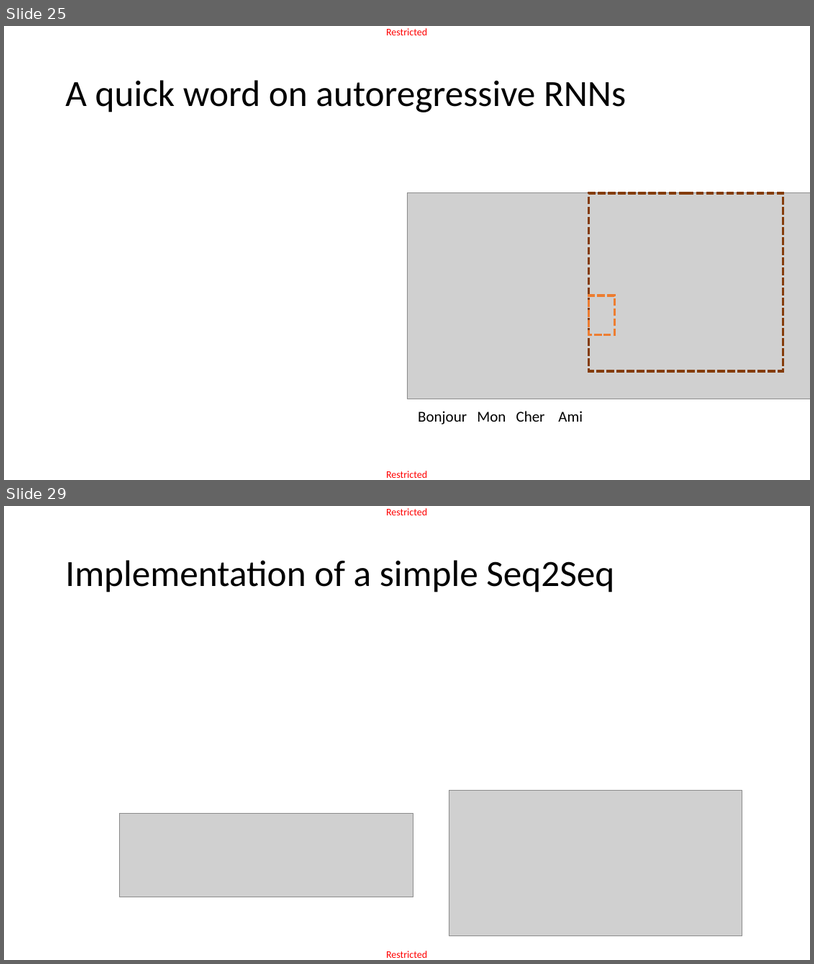
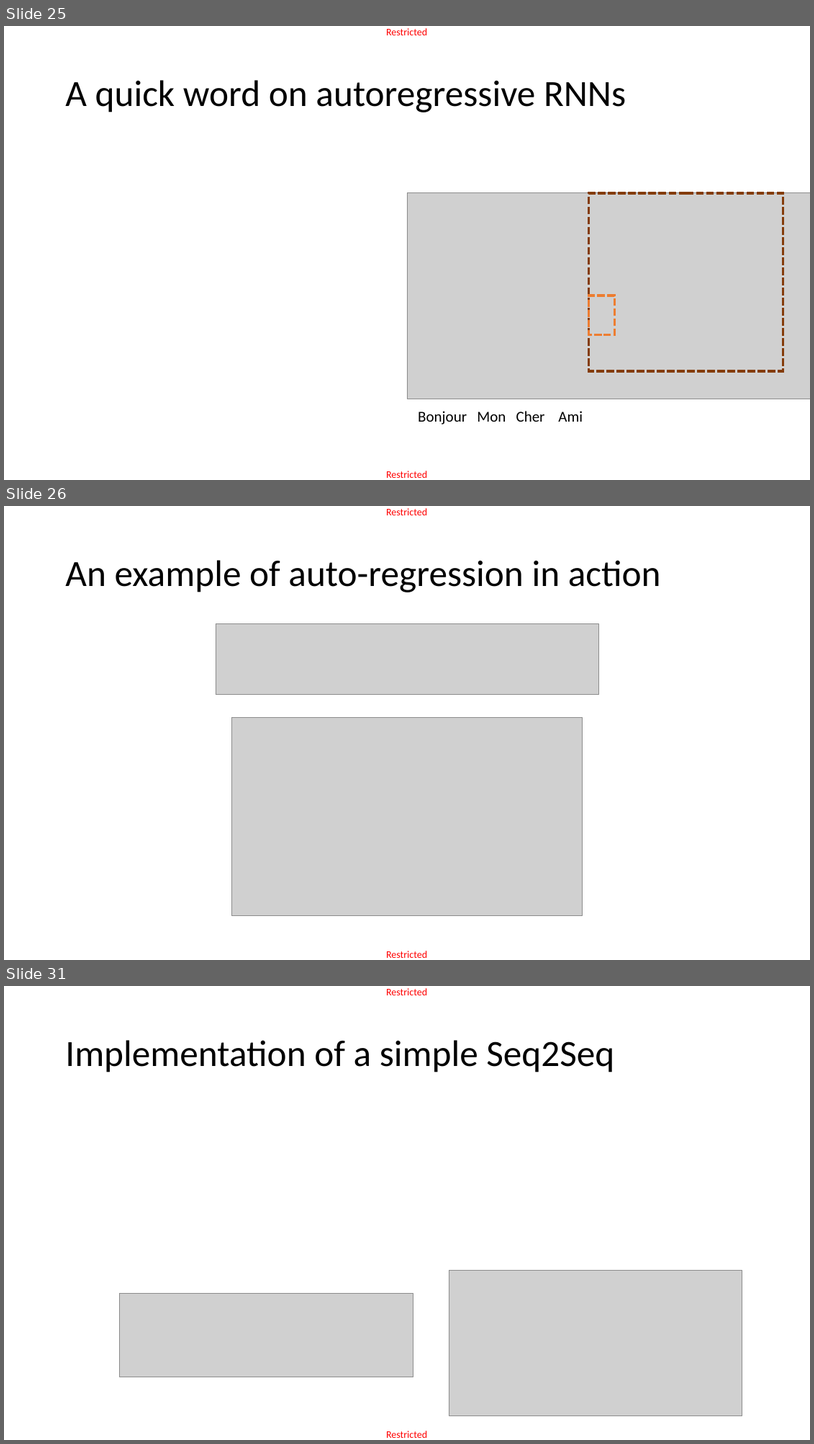
Before and after one commit to matthieudemari/SUTD_DL_50_039, a slide deck: W5/3. W5S3 final/W5S3.pptx. Shown one above the other, each under a label of ours: slides 25 and 29 before the commit, slides 25, 26 and 31 after it; the slides between them are not shown. The pictures are 814x964 and 814x1444 pixels, drawn with LibreOffice and Linux fonts; fonts in the diff are those of the drawing; grey boxes stand for pictures. Boxes give left, top, right and bottom in pixels: in the first picture for what was removed or moved away, otherwise in the second. Text is boxed around its words. In the diff, an @@ line names an element or a change of style, - is before the commit and + after.

```diff
--- a/W5/3. W5S3 final/W5S3.pptx
+++ b/W5/3. W5S3 final/W5S3.pptx
@@ slide 26 added at box(4, 506, 810, 960), background #FFFFFF; not listed: 2 template elements that a slide beside it also shows @@
@@ title added at box(65, 560, 661, 592), 44 pt, text #000000 @@
+An example of auto-regression in action
@@ picture added at box(216, 624, 599, 695) @@
@@ picture added at box(232, 717, 583, 915) @@
@@ what was slide 29 is now slide 31 @@
```
Also in this commit, not shown: 4 slides changed, 1 other slide added, 4 other files.
